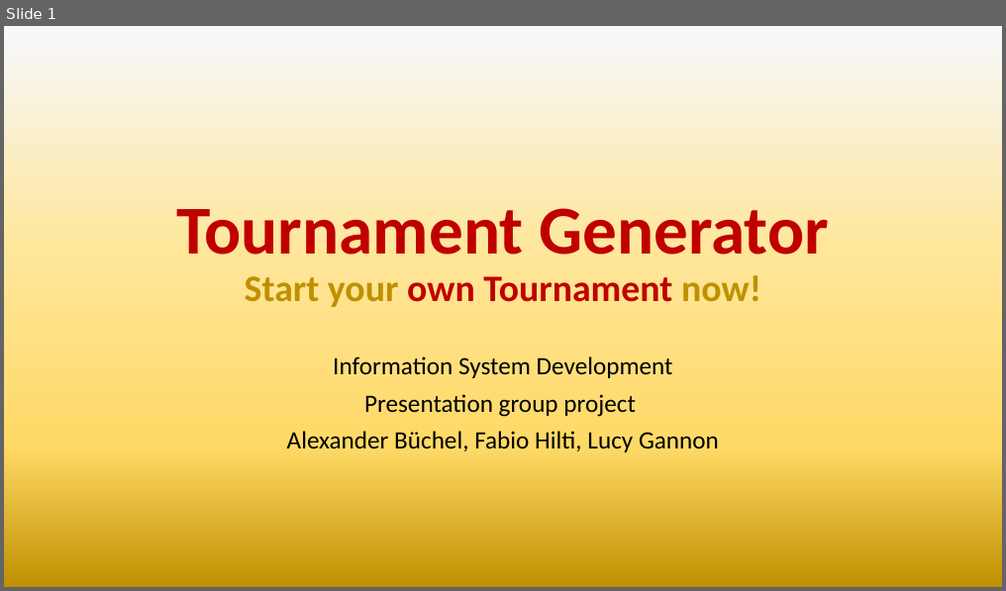
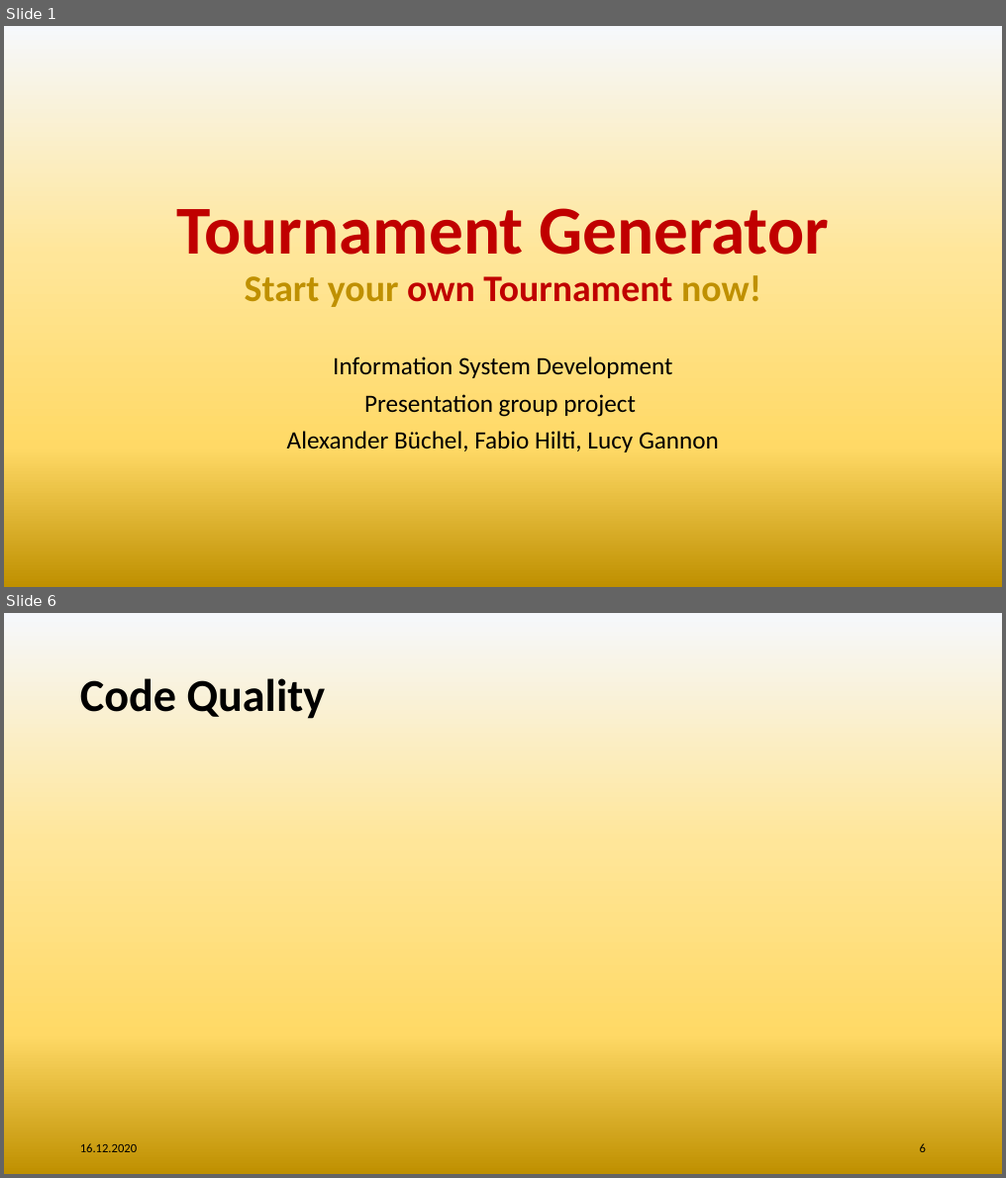
Before and after one commit to BuecAle/TournamentGenerator_ISD, a slide deck: notes/Tournament Generator Presentation.pptx. Shown one above the other, each under a label of ours: slide 1 before the commit, slides 1 and 6 after it; the slides between them are not shown. The pictures are 1006x591 and 1006x1178 pixels, drawn with LibreOffice and Linux fonts; fonts in the diff are those of the drawing; background and template pictures are left out. Boxes give left, top, right and bottom in pixels: in the first picture for what was removed or moved away, otherwise in the second. Text is boxed around its words. In the diff, an @@ line names an element or a change of style, - is before the commit and + after.

```diff
--- a/notes/Tournament Generator Presentation.pptx
+++ b/notes/Tournament Generator Presentation.pptx
@@ slide 6 added at bbox=[4, 613, 1002, 1174], background gradient #F6F8FC to #FFE699 to #FFD966 to #BF9000 @@
@@ title added at bbox=[80, 678, 326, 719], 44 pt, text #000000, bold @@
+Code Quality
@@ text added at bbox=[80, 1144, 137, 1153], 12 pt, text #000000 @@
+16.12.2020
@@ page number added at bbox=[920, 1144, 926, 1153], 12 pt, text #000000 @@
+6
```
Also in this commit, not shown: 1 slide changed, 7 other slides added.
